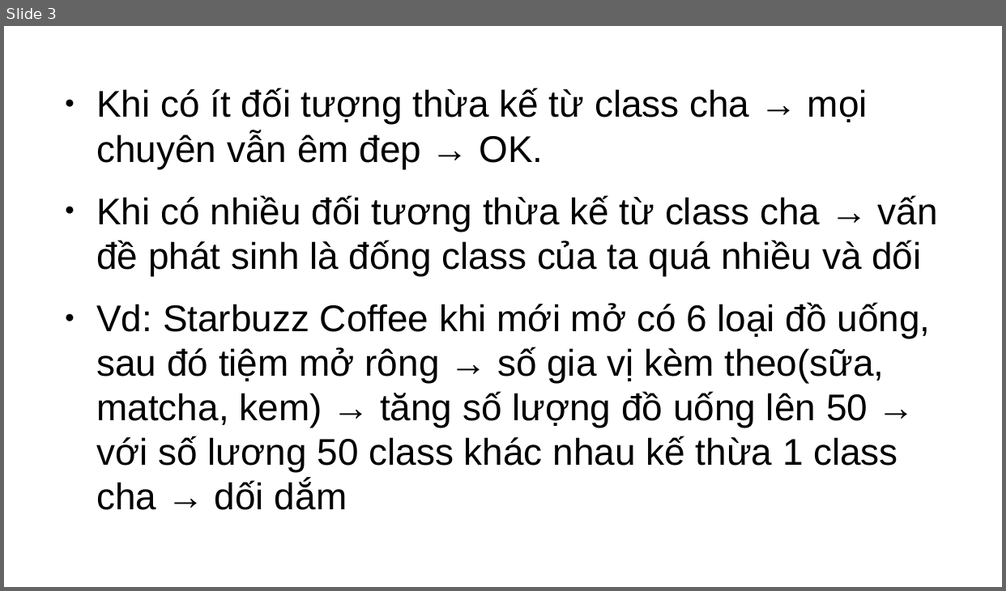
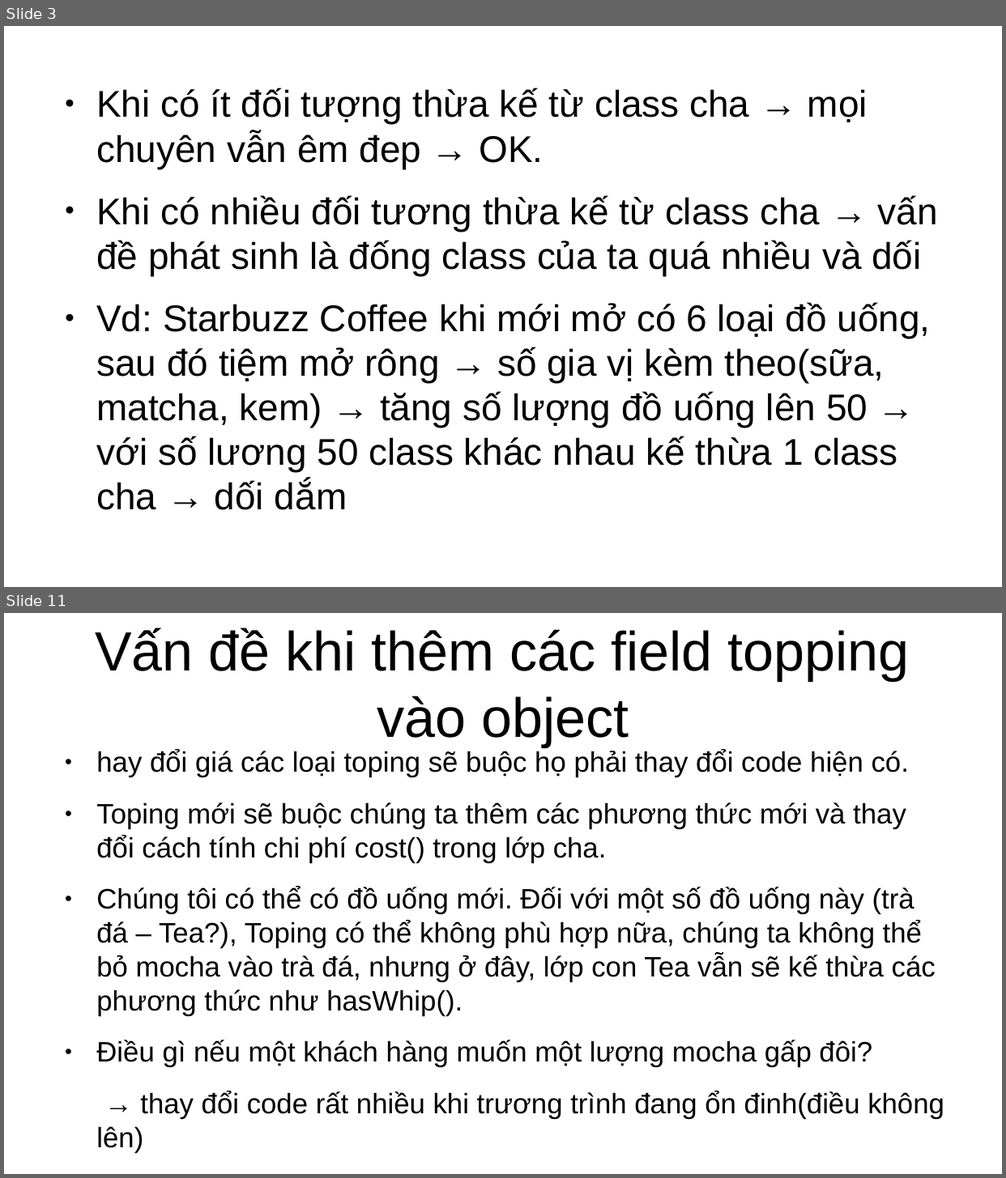
Before and after one commit to cuongnl/design_pattern, a slide deck: decorator_pattern/note.odp. Shown one above the other, each under a label of ours: slide 3 before the commit, slides 3 and 11 after it; the slides between them are not shown. The pictures are 1006x591 and 1006x1178 pixels, drawn with LibreOffice and Linux fonts; fonts in the diff are those of the drawing. Boxes give left, top, right and bottom in pixels: in the first picture for what was removed or moved away, otherwise in the second. Text is boxed around its words. In the diff, an @@ line names an element or a change of style, - is before the commit and + after.

```diff
--- a/decorator_pattern/note.odp
+++ b/decorator_pattern/note.odp
@@ slide 11 added at [4,613,1002,1174], background #FFFFFF @@
@@ title added at [95,628,910,747], 44 pt, text #000000 @@
+Vấn đề khi thêm các field topping vào object
@@ text added at [96,749,944,1153], 22.4 pt, text #000000 @@
+● hay đổi giá các loại toping sẽ buộc họ phải thay đổi code hiện có.
+● Toping mới sẽ buộc chúng ta thêm các phương thức mới và thay đổi cách tính chi phí cost() trong lớp cha.
+● Chúng tôi có thể có đồ uống mới. Đối với một số đồ uống này (trà đá – Tea?), Toping có thể không phù hợp nữa, chúng ta không thể bỏ mocha vào trà đá, nhưng ở đây, lớp con Tea vẫn sẽ kế thừa các phương thức như hasWhip().
+● Điều gì nếu một khách hàng muốn một lượng mocha gấp đôi?
+→ thay đổi code rất nhiều khi trương trình đang ổn đinh(điều không lên)
```
Also in this commit, not shown: 1 slide changed, 6 other slides added, 1 other file.
